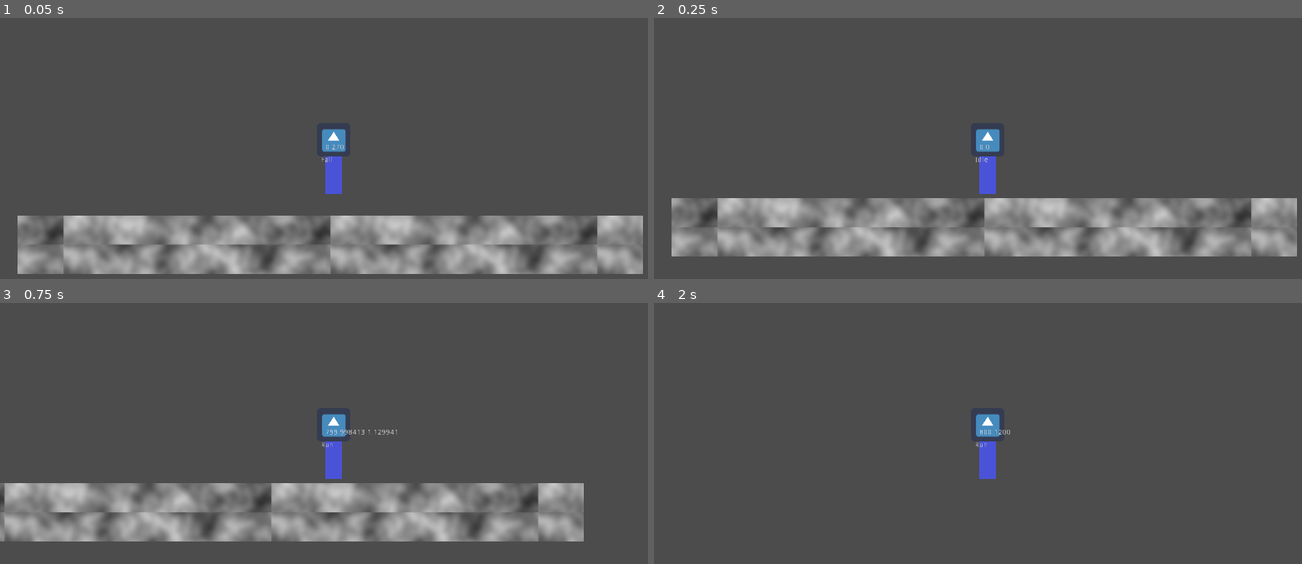
Above: before the commit, frames 1-4 (two rows, left to right).
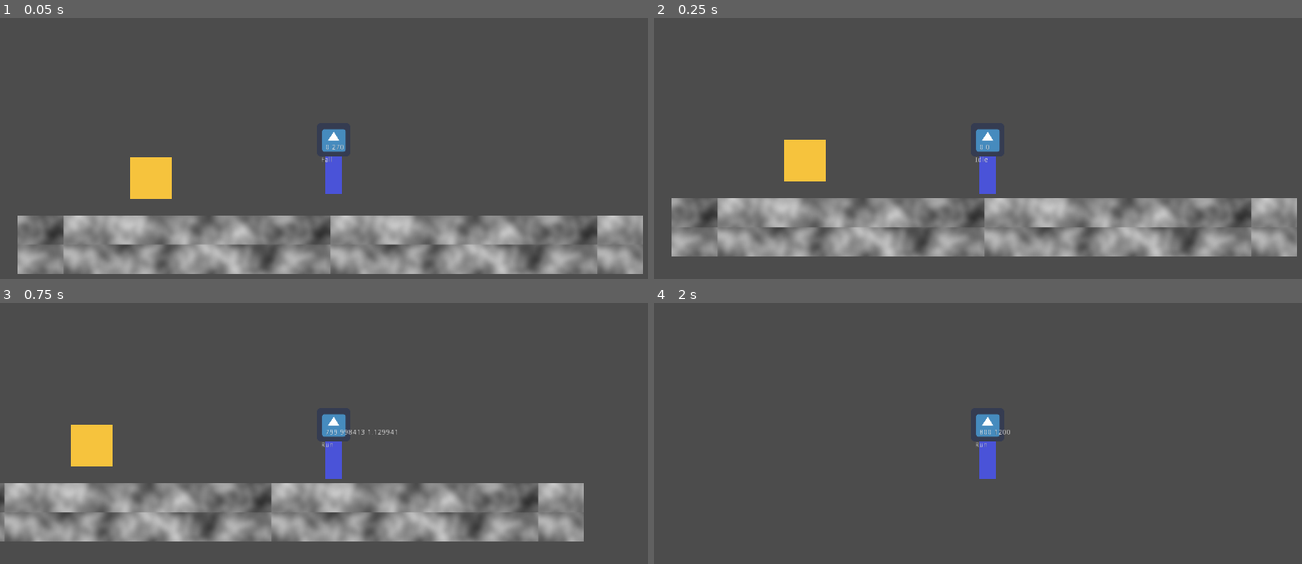
Above: after the commit, the same moments.

Repository: KurzweilTV/AssemblyJam
Game: Godot game, scene res://Test/TestRoom.tscn
Two runs of this game, one before a commit and one after it. Both use one fixed random seed, a clock stepped at 60 frames per second and the inputs below. This scene is started directly instead of the project's main scene. The engine's default icon, where the game draws it, is replaced by a stand-in: a white triangle on a blue panel in a dark square.
Inputs:
- Up to frame 1 (0.05 s): no input
- Up to frame 2 (0.25 s): no input
- Up to frame 3 (0.75 s): tap Enter (ui_accept) at 0.5 s; hold Right (ui_right) from 0.53 s (still down)
- Up to frame 4 (2 s): keep holding Right (ui_right); tap Enter (ui_accept) at 0.77, 1.52 s

The runs differ from the first frame. In frame 1, 1.0% of the frame differs, in the area x 20-27%, y 53-70%; in frame 2, 1.0%; in frame 3, 1.0%; in frame 4, nothing differs.

Commit message:
added player HP and started adding enemy code
- there is a global scope node that holds player data (like HP)
- set 2D collision layers - the default layer is named "do no use" as stuff acciedntly being on layer 0 is a notoriuos source of glitches

Diff:
--- /dev/null
+++ b/Enemies/Drone.gd
@@ -0,0 +1,12 @@
+extends Enemy
+
+
+
+# Called when the node enters the scene tree for the first time.
+func _ready():
+	pass # Replace with function body.
+
+
+# Called every frame. 'delta' is the elapsed time since the previous frame.
+#func _process(delta):
+#	pass
--- /dev/null
+++ b/Enemies/Drone.tscn
@@ -0,0 +1,22 @@
+[gd_scene load_steps=5 format=2]
+
+[ext_resource path="res://Enemies/HitBox.tscn" type="PackedScene" id=1]
+[ext_resource path="res://Resources/Particles/orb1.png" type="Texture" id=2]
+[ext_resource path="res://Enemies/Drone.gd" type="Script" id=3]
+
+[sub_resource type="CircleShape2D" id=1]
+radius = 24.0
+
+[node name="Drone" type="RigidBody2D"]
+collision_layer = 8
+collision_mask = 264
+script = ExtResource( 3 )
+
+[node name="HitBox" parent="." instance=ExtResource( 1 )]
+
+[node name="CollisionShape2D" type="CollisionShape2D" parent="HitBox"]
+shape = SubResource( 1 )
+
+[node name="Orb1" type="Sprite" parent="."]
+scale = Vector2( 0.2, 0.2 )
+texture = ExtResource( 2 )
--- /dev/null
+++ b/Enemies/Enemy.gd
@@ -0,0 +1,22 @@
+extends RigidBody2D
+
+class_name Enemy
+
+
+
+export var health = 2.0
+
+
+
+func get_damaged(value):
+	health -= value
+	if health < 0:
+		die()
+	pass
+
+
+func die():
+	# play death animation
+	# possibly yield
+	# self.queue_free()
+	pass
--- /dev/null
+++ b/Enemies/HitBox.gd
@@ -0,0 +1,15 @@
+extends Area2D
+
+var parent = owner as Enemy
+
+
+func _on_HitBox_body_entered(body):
+	assert(body.has_meta("damage"))
+	parent.get_damaged(body.get_meta("damage"))
+	pass # Replace with function body.
+
+
+func _on_HitBox_area_entered(area):
+	assert(area.has_meta("damage"))
+	parent.get_damaged(area.get_meta("damage"))
+	pass # Replace with function body.
--- /dev/null
+++ b/Enemies/HitBox.tscn
@@ -0,0 +1,9 @@
+[gd_scene load_steps=2 format=2]
+
+[ext_resource path="res://Enemies/HitBox.gd" type="Script" id=1]
+
+[node name="HitBox" type="Area2D"]
+script = ExtResource( 1 )
+
+[connection signal="area_entered" from="." to="." method="_on_HitBox_area_entered"]
+[connection signal="body_entered" from="." to="." method="_on_HitBox_body_entered"]
--- /dev/null
+++ b/Player/GlobalPlayer.gd
@@ -0,0 +1,30 @@
+extends Node
+
+
+var controller = null
+
+var maxHealth = 5.0
+
+var currentHealth = 5.0
+
+func _ready():
+	set_process(false)
+
+func damage(value):
+	currentHealth -= value
+	if currentHealth < 0 :
+		print("you died, RIP")
+	pass
+
+
+func free_controller(oldController):
+	assert(oldController == controller)
+	set_process(false)
+
+func set_controller(newController):
+	controller = newController
+	set_process(true)
+
+func _process(delta):
+	# update stuff
+	pass
--- /dev/null
+++ b/Player/GlobalPlayer.tscn
@@ -0,0 +1,6 @@
+[gd_scene load_steps=2 format=2]
+
+[ext_resource path="res://Player/GlobalPlayer.gd" type="Script" id=1]
+
+[node name="GlobalPlayer" type="Node"]
+script = ExtResource( 1 )
--- /dev/null
+++ b/Player/HitBox.gd
@@ -0,0 +1,35 @@
+extends Area2D
+
+var invincibile = false
+
+
+# Called when the node enters the scene tree for the first time.
+func _ready():
+
+	pass # Replace with function body.
+
+
+# Called every frame. 'delta' is the elapsed time since the previous frame.
+#func _process(delta):
+#	pass
+
+func get_damaged(value : int):
+	GlobalPlayer.damage(value)
+	invincibile = true
+	$Invincibility.play("New Anim")
+	pass
+
+func _on_HitBox_body_entered(body):
+	assert(body.has_meta("damage"))
+	if invincibile:
+		return
+	get_damaged(body.get_meta("damage"))
+
+func _on_HitBox_area_entered(area):
+	assert(area.has_meta("damage"))
+	if invincibile:
+		return
+	get_damaged(area.get_meta("damage"))
+
+func _on_Invincibility_animation_finished(anim_name):
+	invincibile = false
--- a/Player/Player.gd
+++ b/Player/Player.gd
@@ -1,3 +1,8 @@
 extends KinematicBody2D
 
 class_name Player
+
+
+func _ready():
+	GlobalPlayer.controller = self
+	pass
--- a/Player/Player.tscn
+++ b/Player/Player.tscn
@@ -9,12 +9,96 @@
 [ext_resource path="res://Player/States/Idle.gd" type="Script" id=7]
 [ext_resource path="res://Player/States/Run.gd" type="Script" id=8]
 [ext_resource path="res://Player/States/Jump.gd" type="Script" id=9]
+[ext_resource path="res://Player/HitBox.gd" type="Script" id=10]
+[ext_resource path="res://Player/States/Die.gd" type="Script" id=11]
+
+[sub_resource type="Shader" id=3]
+code = "shader_type canvas_item;
+
+uniform float flash = 0.0;
+
+
+void fragment(){
+	COLOR = texture(TEXTURE, UV);
+	COLOR = mix(COLOR,vec4(1,1,1,COLOR.a),flash);
+
+}"
+
+[sub_resource type="ShaderMaterial" id=4]
+shader = SubResource( 3 )
+shader_param/flash = 0.0
+
+[sub_resource type="Shader" id=7]
+code = "shader_type canvas_item;
+
+uniform float flash = 0.0;
+
+
+void fragment(){
+	COLOR = texture(TEXTURE, UV);
+	COLOR = mix(COLOR,vec4(1,1,1,COLOR.a),flash);
+
+}"
+
+[sub_resource type="ShaderMaterial" id=8]
+shader = SubResource( 7 )
+shader_param/flash = 0.0
 
 [sub_resource type="CapsuleShape2D" id=1]
 radius = 24.0
 height = 48.0
 
+[sub_resource type="CapsuleShape2D" id=2]
+radius = 32.0
+height = 96.0
+
+[sub_resource type="Animation" id=5]
+resource_name = "New Anim"
+length = 0.8
+tracks/0/type = "value"
+tracks/0/path = NodePath("../Icon:material:shader_param/flash")
+tracks/0/interp = 1
+tracks/0/loop_wrap = true
+tracks/0/imported = false
+tracks/0/enabled = true
+tracks/0/keys = {
+"times": PoolRealArray( 0, 0.2, 0.4, 0.6, 0.8 ),
+"transitions": PoolRealArray( 0.5, -2, -2, -2, 2 ),
+"update": 0,
+"values": [ 0.0, 1.0, 0.0, 1.0, 0.0 ]
+}
+
+[sub_resource type="Animation" id=6]
+length = 0.001
+tracks/0/type = "value"
+tracks/0/path = NodePath("..:material:shader_param/flash")
+tracks/0/interp = 1
+tracks/0/loop_wrap = true
+tracks/0/imported = false
+tracks/0/enabled = true
+tracks/0/keys = {
+"times": PoolRealArray( 0 ),
+"transitions": PoolRealArray( 1 ),
+"update": 0,
+"values": [ 0.0 ]
+}
+tracks/1/type = "value"
+tracks/1/path = NodePath("../Icon:material:shader_param/flash")
+tracks/1/interp = 1
+tracks/1/loop_wrap = true
+tracks/1/imported = false
+tracks/1/enabled = true
+tracks/1/keys = {
+"times": PoolRealArray( 0 ),
+"transitions": PoolRealArray( 1 ),
+"update": 0,
+"values": [ 0.0 ]
+}
+
 [node name="Player" type="KinematicBody2D"]
+material = SubResource( 4 )
+collision_layer = 2
+collision_mask = 256
 script = ExtResource( 2 )
 
 [node name="Polygon2D" type="Polygon2D" parent="."]
@@ -23,6 +107,7 @@
 polygon = PoolVector2Array( -16, 32, -16, -96, 16, -96, 16, 32 )
 
 [node name="Icon" type="Sprite" parent="."]
+material = SubResource( 8 )
 position = Vector2( 0, -104 )
 texture = ExtResource( 3 )
 
@@ -55,6 +140,9 @@
 [node name="Jump" type="Node" parent="StateMachine/Move"]
 script = ExtResource( 9 )
 
+[node name="Die" type="Node" parent="StateMachine"]
+script = ExtResource( 11 )
+
 [node name="Label" type="Label" parent="."]
 margin_left = -24.0
 margin_top = -72.0
@@ -66,3 +154,20 @@
 margin_top = -96.0
 margin_right = 24.0
 margin_bottom = -82.0
+
+[node name="HitBox" type="Area2D" parent="."]
+collision_layer = 0
+collision_mask = 16
+script = ExtResource( 10 )
+
+[node name="CollisionShape2D" type="CollisionShape2D" parent="HitBox"]
+position = Vector2( 0, -72 )
+shape = SubResource( 2 )
+
+[node name="Invincibility" type="AnimationPlayer" parent="HitBox"]
+"anims/New Anim" = SubResource( 5 )
+anims/RESET = SubResource( 6 )
+
+[connection signal="area_entered" from="HitBox" to="HitBox" method="_on_HitBox_area_entered"]
+[connection signal="body_entered" from="HitBox" to="HitBox" method="_on_HitBox_body_entered"]
+[connection signal="animation_finished" from="HitBox/Invincibility" to="HitBox" method="_on_Invincibility_animation_finished"]
--- /dev/null
+++ b/Player/States/Die.gd
@@ -0,0 +1,14 @@
+extends State
+
+""" DIE """
+
+
+
+func enter(msg: Dictionary = {}):
+
+	pass
+
+func exit() :
+
+
+	pass
--- /dev/null
+++ b/Test/ElectricFence.gd
@@ -0,0 +1,17 @@
+extends Area2D
+
+
+# Declare member variables here. Examples:
+# var a = 2
+# var b = "text"
+
+
+# Called when the node enters the scene tree for the first time.
+func _ready():
+	set_meta("damage",1.0)
+	pass # Replace with function body.
+
+
+# Called every frame. 'delta' is the elapsed time since the previous frame.
+#func _process(delta):
+#	pass
--- /dev/null
+++ b/Test/ElectricFence.tscn
@@ -0,0 +1,18 @@
+[gd_scene load_steps=3 format=2]
+
+[ext_resource path="res://Test/ElectricFence.gd" type="Script" id=1]
+
+[sub_resource type="RectangleShape2D" id=1]
+extents = Vector2( 40, 40 )
+
+[node name="ElectricFence" type="Area2D"]
+collision_layer = 16
+collision_mask = 2
+script = ExtResource( 1 )
+
+[node name="CollisionShape2D" type="CollisionShape2D" parent="."]
+shape = SubResource( 1 )
+
+[node name="Polygon2D" type="Polygon2D" parent="."]
+color = Color( 0.968627, 0.768627, 0.243137, 1 )
+polygon = PoolVector2Array( -40, -40, -40, 40, 40, 40, 40, -40 )
--- a/Test/TestRoom.tscn
+++ b/Test/TestRoom.tscn
@@ -1,6 +1,7 @@
-[gd_scene load_steps=5 format=2]
+[gd_scene load_steps=6 format=2]
 
 [ext_resource path="res://Player/Player.tscn" type="PackedScene" id=1]
+[ext_resource path="res://Test/ElectricFence.tscn" type="PackedScene" id=2]
 
 [sub_resource type="OpenSimplexNoise" id=2]
 
@@ -14,6 +15,8 @@
 
 [node name="Floor" type="StaticBody2D" parent="."]
 position = Vector2( 0, 136 )
+collision_layer = 256
+collision_mask = 2
 
 [node name="Polygon2D" type="Polygon2D" parent="Floor"]
 texture = SubResource( 3 )
@@ -24,3 +27,6 @@
 
 [node name="Player" parent="Floor" instance=ExtResource( 1 )]
 position = Vector2( 6, -106 )
+
+[node name="ElectricFence" parent="." instance=ExtResource( 2 )]
+position = Vector2( -344, 8 )
--- a/project.godot
+++ b/project.godot
@@ -9,6 +9,11 @@
 config_version=4
 
 _global_script_classes=[ {
+"base": "RigidBody2D",
+"class": "Enemy",
+"language": "GDScript",
+"path": "res://Enemies/Enemy.gd"
+}, {
 "base": "State",
 "class": "MoveState",
 "language": "GDScript",
@@ -30,6 +35,7 @@
 "path": "res://StateMachine/StateMachine.gd"
 } ]
 _global_script_class_icons={
+"Enemy": "",
 "MoveState": "",
 "Player": "",
 "State": "res://StateMachine/state.svg",
@@ -45,6 +51,7 @@
 [autoload]
 
 SoundManager="*res://Managers/SoundManager.tscn"
+GlobalPlayer="*res://Player/GlobalPlayer.tscn"
 
 [display]
 
@@ -89,6 +96,15 @@
  ]
 }
 
+[layer_names]
+
+2d_physics/layer_1="DO NOT USE"
+2d_physics/layer_2="Player"
+2d_physics/layer_3="PlayerAttack"
+2d_physics/layer_4="Enemy"
+2d_physics/layer_5="EnemyAttack"
+2d_physics/layer_9="Wall"
+
 [physics]
 
 common/enable_pause_aware_picking=true
Not shown: 1 places in Player/Player.tscn that only renumber resources
